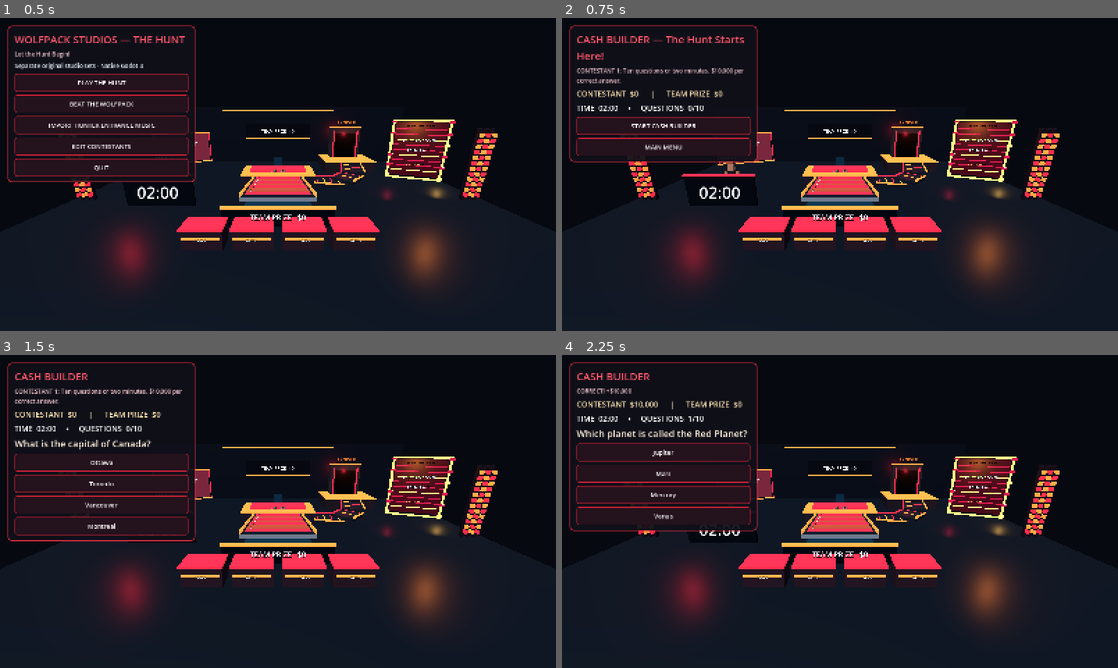
Above: before the commit, frames 1-4 (two rows, left to right).
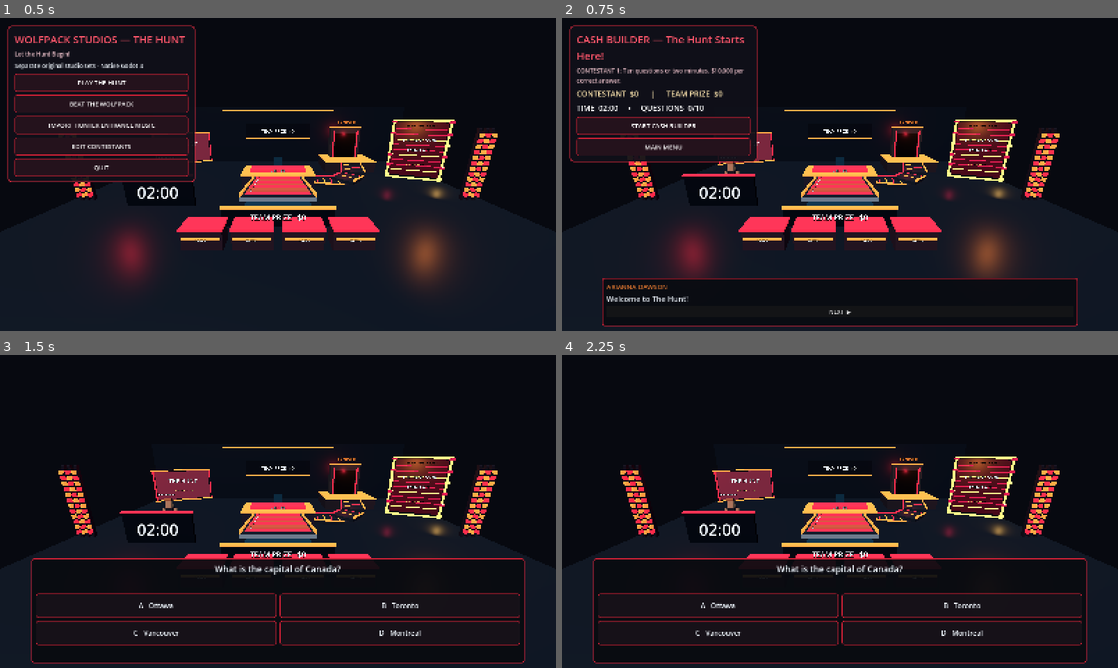
Above: after the commit, the same moments.

Repository: Becksploder2/The-Hunt
Game: Godot game, scene res://main.tscn
The game is run twice, just before and just after one commit, with the same random seed, the same clock (stepped at 60 frames per second) and the same inputs.
Inputs (mouse positions are in pixels of both pictures, inside the frame that each line leads up to):
- Up to frame 1 (0.5 s): no input
- Up to frame 2 (0.75 s): click "PLAY THE HUNT" at 0.5 s
- Up to frame 3 (1.5 s): click "START CASH BUILDER" at 1.25 s
- Up to frame 4 (2.25 s): click (662, 461) at 2 s, where only the run before the commit has a clickable "Ottawa"

Frame 1 is identical in both runs. In frame 2, 1.6% of the frame differs, in the area x 7-93%, y 83-99%; in frame 3, 16%; in frame 4, 17%, in the area x 1-95%, y 2-99%.

Commit message:
Wire RPG dialogue into host and Hunter sequences; use red/black broadcast choices in cashbuilder, chase, finals and BTW

Diff:
--- a/godot/main.gd
+++ b/godot/main.gd
@@ -1078,6 +1078,7 @@
   countdown.start()
  )
  _button("MAIN MENU",_main_menu)
+ _show_dialogue("Arianna Dawson",["Welcome to The Hunt!" if mode=="hunt" else "Welcome to Beat the Wolfpack!","Let's build that prize fund.","Press START CASH BUILDER when you're ready."])
 
 func _question() -> Array:
  var q: Array=QUESTIONS[question_index%QUESTIONS.size()]
@@ -1088,19 +1089,15 @@
 func _question_screen() -> void:
  _clear_ui()
  _update_3d_screens()
- _heading("CASH BUILDER" if phase=="builder" else "THE HUNT")
  _scoreboard()
  active_question=_question()
- var q_label:=_label(active_question[0],true)
- q_label.add_theme_color_override("font_color",Color("#fff0dc"))
- for i in range(4):
-  var choice:=i
-  _button(active_question[1][i],func() -> void: _respond(choice))
+ _show_broadcast_question(active_question,func(choice: int) -> void: _respond(choice))
 
 func _respond(choice: int) -> void:
  if phase!="builder":
   return
  var correct: bool=choice==int(active_question[2])
+ _reveal_answer(choice,correct)
  answer_number+=1
  if correct:
   studio_burst=1.0
@@ -1155,6 +1152,7 @@
  _scoreboard()
  _walk_out(current_hunter)
  _button("CONTINUE TO HUNTER OFFERS",_show_offers)
+ _show_dialogue("Arianna Dawson",["You're in their territory now!","Here comes "+current_hunter+"."])
 
 func _walk_out(hunter: String) -> void:
  # Instantiate the active Hunter rather than reusing Karli-Rae's placeholder.
@@ -1223,7 +1221,7 @@
     glasses_gesture.tween_property(arm,"position:y",1.34,0.5)
  elif current_hunter=="The Girl Genius":
   message+="  (Jenny Kay smiles, braces visible.)"
- _label(message)
+ _show_dialogue(current_hunter,[str(LINES.get(current_hunter,"Ready to play?")),"Let's see whether you can outrun the pack."])
 
 func _show_offers() -> void:
  countdown.stop()
@@ -1273,11 +1271,9 @@
  _label("Contestant step %d/6 · Hunter step %d/6" % [player_steps,hunter_steps])
  _label("At stake: $"+_money(offered_money))
  active_question=_question()
- _label(active_question[0],true)
- for i in range(4):
-  var selected:=i
-  _button(active_question[1][i],func() -> void:
+ _show_broadcast_question(active_question,func(selected: int) -> void:
    var correct: bool=selected==int(active_question[2])
+   _reveal_answer(selected,correct)
    if correct:
     studio_burst=1.0
     player_steps+=1
@@ -1291,7 +1287,7 @@
     if hunter_steps>=player_steps-1:
      message=SLOGANS.pressure
     _h2h_question()
-  )
+ )
 
 func _end_head_to_head(won: bool) -> void:
  if warning_light != null:
@@ -1326,6 +1322,7 @@
   team_money*=2
   _final_team()
  )
+ _show_dialogue("The Raven",["You survived the Hunters.","Now face the Raven.","Double or nothing?"])
 
 func _final_team() -> void:
  phase="final_team"
@@ -1348,10 +1345,7 @@
  _label("Team: %d  ·  Raven: %d" % [final_score,raven_score])
  _scoreboard()
  active_question=_question()
- _label(active_question[0],true)
- for i in range(4):
-  var selected:=i
-  _button(active_question[1][i],func() -> void:
+ _show_broadcast_question(active_question,func(selected: int) -> void:
    if phase=="final_team":
     if selected==int(active_question[2]):
      final_score+=1
@@ -1362,7 +1356,7 @@
      _show_result(false)
      return
    _final_question()
-  )
+ )
 
 func _final_raven() -> void:
  phase="final_raven"
@@ -1415,10 +1409,7 @@
  _scoreboard()
  _label("Your time: "+_clock_string(ceili(time_remaining))+" · Hunters: "+_clock_string(ceili(btw_clock)))
  active_question=_question()
- _label(active_question[0],true)
- for i in range(4):
-  var selected:=i
-  _button(active_question[1][i],func() -> void:
+ _show_broadcast_question(active_question,func(selected: int) -> void:
    if selected==int(active_question[2]):
     btw_clock=maxf(0.0,btw_clock-5.0)
     if btw_clock<=0:
@@ -1430,7 +1421,7 @@
     _show_result(false)
    else:
     _btw_duel()
-  )
+ )
 
 func _show_result(won: bool) -> void:
  countdown.stop()
@@ -1441,3 +1432,4 @@
  _heading(message)
  _label("Prize awarded: $"+_money(team_money if won else 0))
  _button("PLAY AGAIN",_main_menu)
+ _show_dialogue("Arianna Dawson",["Congratulations!" if won else "The Wolfpack takes this one.","That's the end of the Hunt."])
